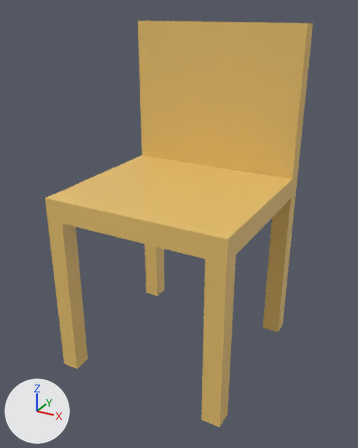
An edit to the FBX model LSDJam/Assets/Environment/DoctorsOffice/SM/SM_Chair.fbx, drawn before and after from the same camera.
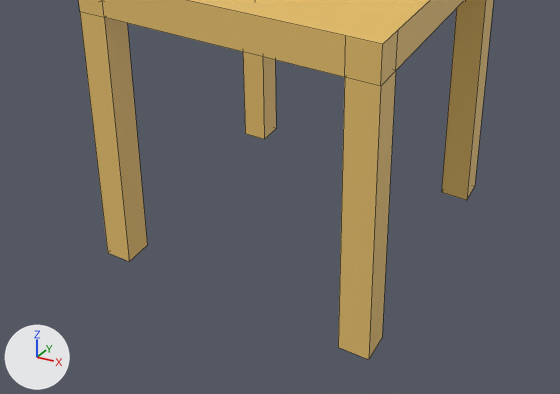
There are two pictures of each version: one whole from a 50 mm camera at (-0.355, -8.557, 1.233) aimed at (-1.088, -7.224, 0.567), one close up on the part from 0% to 93% of the width and 48% to 100% of the height. The axes (+X, +Y, +Z) are drawn at lower left. The lights are the same throughout. The close-ups show mesh edges as thin lines. Where no turn or scale is listed for an object, it has been applied to the vertices. Vertices at the same position are counted once.

In view in the first close-up: 'Chair'.
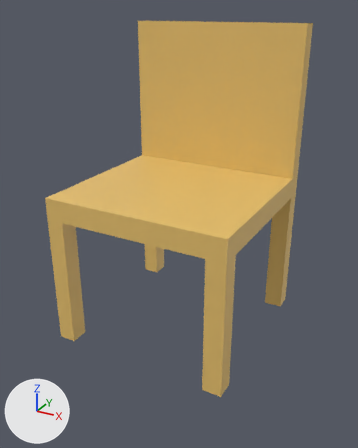
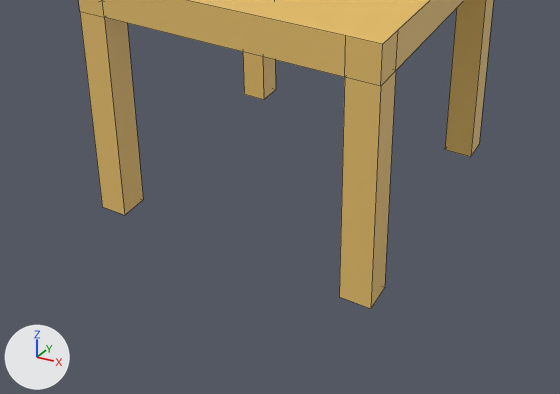
The newer file is also turned or shifted as a whole; pictures and numbers use the older file's frame.

Where the change shows, as pixel boxes (x1, y1, x2, y2) in the close-ups (560 x 394 px; the box of a moved part takes in the faces that stretch with it):
'Chair', reshaped
    before: (79, 0, 493, 360)
    after: (79, 0, 493, 309)
part 1 of me_plane_004, moved or reshaped
    before: (80, 11, 147, 262)
    after: (80, 11, 143, 215)
part 2 of me_plane_004, moved or reshaped
    before: (338, 71, 396, 360)
    after: (339, 71, 396, 309)
part 3 of me_plane_004, moved or reshaped
    before: (441, 0, 493, 200)
    after: (445, 0, 493, 157)
part 4 of me_plane_004, moved or reshaped
    before: (243, 52, 276, 139)
    after: (243, 52, 276, 100)

The change, as a list of edits to the scene's bpy script:
```text
Change me_plane_004:
    where me_plane_004.from_pydata(...)  # 50 vertices, 44 faces; spans x -0.304..0.305, y -0.304..0.305, z 0.0..1.121
    used by ob_chair; location = (-1.098, -7.2, 0.064)
    before: 16 (-0.304, -0.244, 0.0), 17 (-0.304, -0.304, 0.0) at pixel (107, 252), 26 (-0.245, -0.304, 0.0) at pixel (129, 261), 30 (-0.245, -0.244, 0.0) at pixel (147, 245)
    before: 18 (0.244, -0.304, 0.0) at pixel (338, 347), 19 (0.305, -0.304, 0.0) at pixel (368, 359), 28 (0.305, -0.244, 0.0) at pixel (382, 337), 29 (0.244, -0.244, 0.0)
    before: 20 (0.305, 0.244, 0.0) at pixel (466, 200), 21 (0.305, 0.305, 0.0) at pixel (474, 186), 24 (0.244, 0.305, 0.0), 25 (0.244, 0.244, 0.0) at pixel (441, 192)
    before: 22 (-0.245, 0.305, 0.0) at pixel (276, 128), 23 (-0.304, 0.305, 0.0), 27 (-0.245, 0.244, 0.0) at pixel (264, 139), 31 (-0.304, 0.244, 0.0) at pixel (245, 133)
    me_plane_004 part 1
    add for i in [16, 17, 26, 30]: me_plane_004.vertices[i].co += Vector((0.0, 0.0, 0.118))
    me_plane_004 part 2
    add for i in [18, 19, 28, 29]: me_plane_004.vertices[i].co += Vector((0.0, 0.0, 0.118))
    me_plane_004 part 3
    add for i in [20, 21, 24, 25]: me_plane_004.vertices[i].co += Vector((0.0, 0.0, 0.118))
    me_plane_004 part 4
    add for i in [22, 23, 27, 31]: me_plane_004.vertices[i].co += Vector((0.0, 0.0, 0.118))
```
